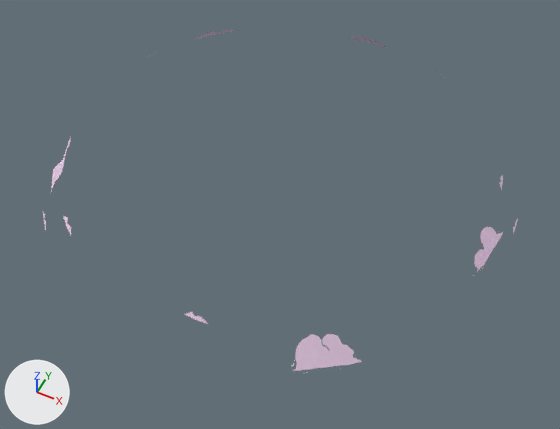
The FBX model Assets/Assets/Models/Reworked/Environment/Clouds Near.fbx as it was, and as the next commit left it.
Both versions are drawn from a 50 mm camera at (296.0, -597.0, 943.0) aimed at (20.0, -44.0, 252.0). Lighting does not change. The marker at lower left points along +X, +Y and +Z.

The first picture shows 'Clouds_Near'.
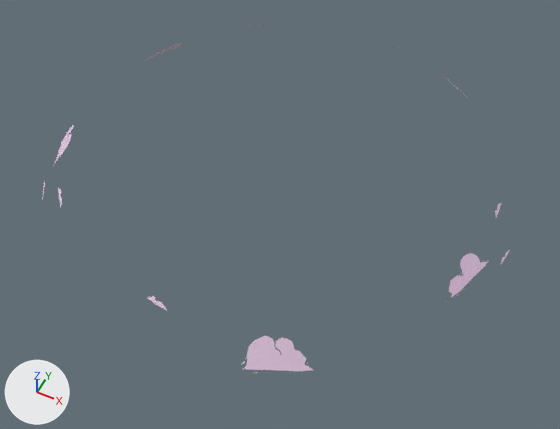
The newer file is also turned or shifted as a whole; pictures and numbers use the older file's frame.

What differs and where, as boxes (x1, y1, x2, y2) in the pictures (560 x 429 px):
```json
{"object": "Clouds_Near", "change": "turned", "before": [43, 30, 518, 374], "after": [42, 25, 510, 373]}
```

The change, as JSON lines over the scene's bpy script:
```json
{"block": "me_cylinder_021", "where": "me_cylinder_021.from_pydata(...)  # 72 vertices, 36 faces; spans x -307.0..307.0, y -307.0..307.0, z 255.0..337.0"}
{"block": "me_cylinder_021", "where": "# used by ob_clouds_near; location = (-2.0, 0.0, 0.0); rotation_euler = (0.0, 0.0, -3.142), in degrees (0, 0, -180)"}
{"block": "me_cylinder_021", "change": "me_cylinder_021 part 1: texture (UV) coordinates of 36 of 36 faces, centred in x -265.0..265.0, y -265.0..265.0, z 296.0, changed; they spanned u -0.71..1.76, v 0.47..0.6 and now span u -0.52..1.95, v 0.47..0.6"}
{"op": "set", "path": "ob_clouds_near.rotation_euler", "old": "(0.0, 0.0, -3.142)", "new": "(0.0, 0.0, 0.0)", "note": "degrees (0, 0, -180) -> degrees (0, 0, 0)"}
```
